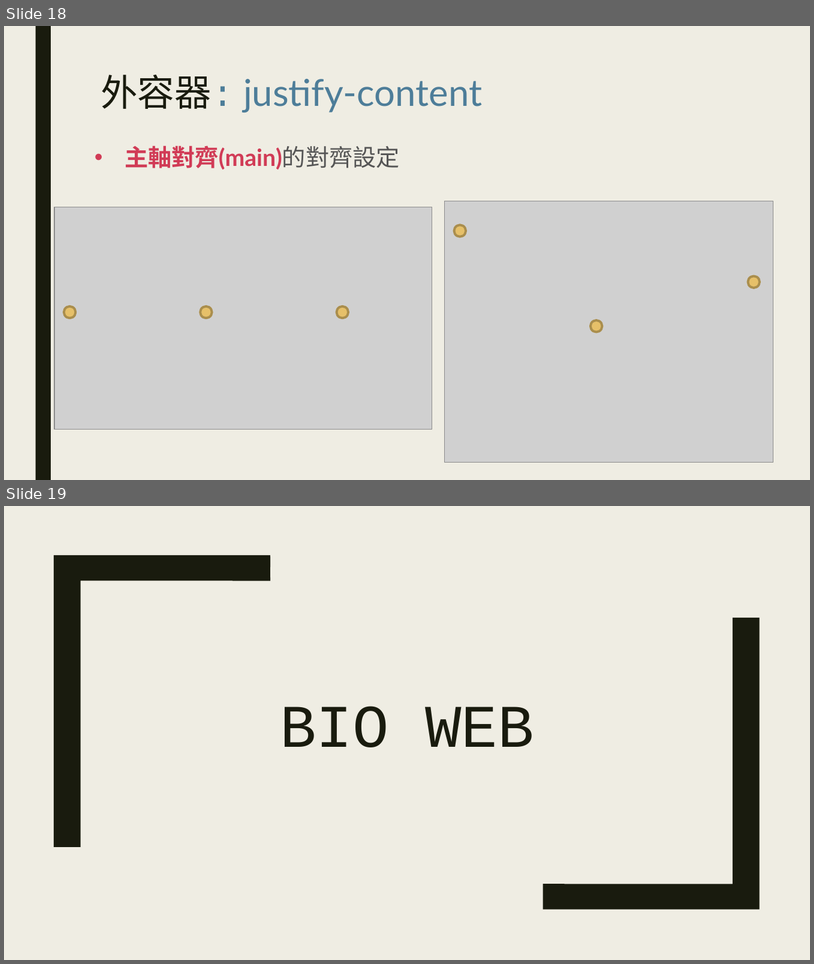
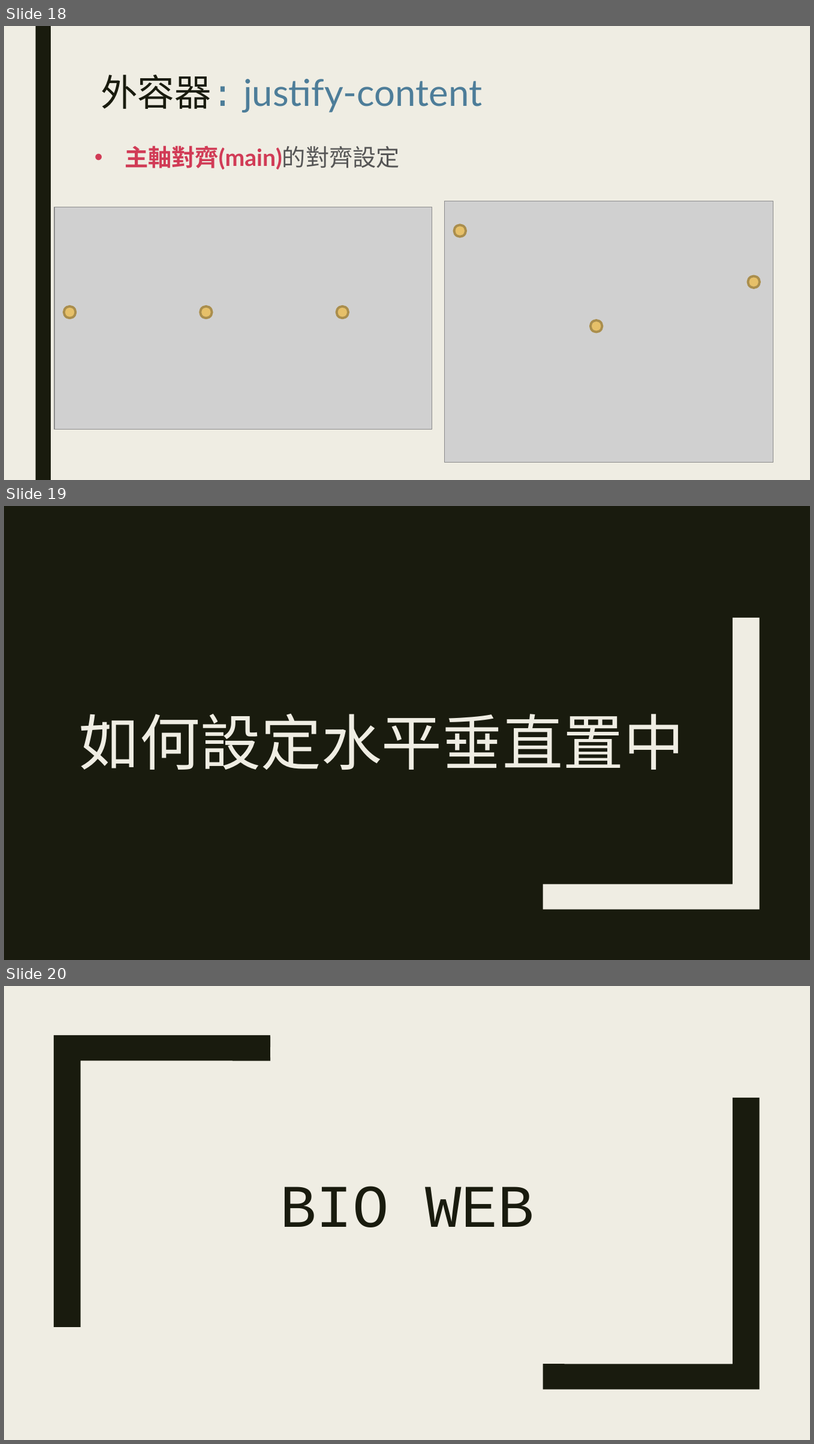
Before and after one commit to Alicexdcw/FrontEndTutorial, a slide deck: sidle-project-porfit.pptx. Shown one above the other, each under a label of ours: slides 18 and 19 before the commit, slides 18, 19 and 20 after it. The pictures are 814x964 and 814x1444 pixels, drawn with LibreOffice and Linux fonts; fonts in the diff are those of the drawing; grey boxes stand for pictures. Boxes give left, top, right and bottom in pixels: in the first picture for what was removed or moved away, otherwise in the second. Text is boxed around its words. In the diff, an @@ line names an element or a change of style, - is before the commit and + after.

```diff
--- a/sidle-project-porfit.pptx
+++ b/sidle-project-porfit.pptx
@@ slide 19 added at <box>4,506,810,960</box>, background #191B0E @@
@@ freeform shape added at <box>543,618,760,909</box>, fill #EFEDE3 @@
@@ title added at <box>80,714,684,769</box>, 72 pt, text #EFEDE3 @@
+如何設定水平垂直置中
@@ what was slide 19 is now slide 20 @@
```
Also in this commit, not shown: 2 slides changed, 2 other slides added.
